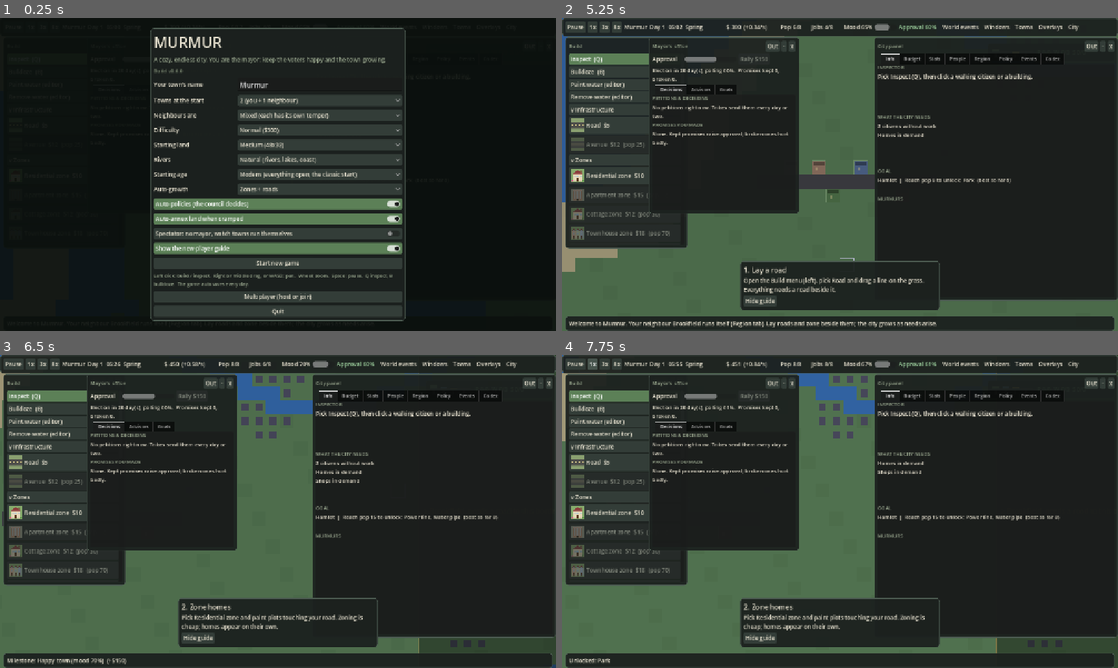
Above: before the commit, frames 1-4 (two rows, left to right).
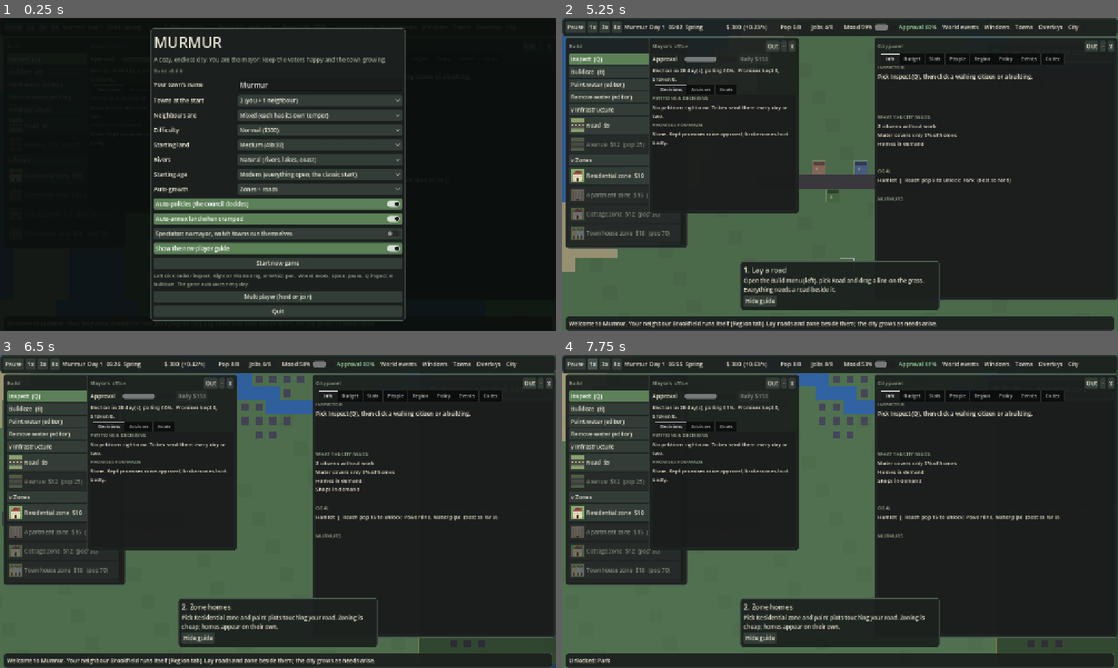
Above: after the commit, the same moments.

Repository: krugerhomeassistant/murmur
Game: Godot game, scene res://scenes/main.tscn
Two runs of this game, one before a commit and one after it. Both use one fixed random seed, a clock stepped at 60 frames per second and the inputs below.
Inputs (mouse positions are in pixels of both pictures, inside the frame that each line leads up to):
- Up to frame 1 (0.25 s): no input
- Up to frame 2 (5.25 s): click "Normal ($300)" at 0.5 s; click "Normal ($300)" at 1.25 s; click "Modern (everything open, the …" at 2 s; click "Modern (everything open, the …" at 2.75 s; click "Show the new-player guide" at 3.5 s; click "Show the new-player guide" at 4.25 s; click "Start new game" at 5 s
- Up to frame 3 (6.5 s): tap A at 5.75 s; move the mouse to (400, 495) at 5.77 s; hold D from 5.78 s (still down); tap Enter at 5.85 s; click (400, 495) at 5.92 s; tap Space at 6.02, 6.32 s
- Up to frame 4 (7.75 s): release D at 6.5 s; tap A at 6.5 s; drag from (728, 527) to (812, 574) at 6.52 s; click "1x" at 7.25 s

The runs differ from the first frame. In frame 2, 0.2% of the frame differs, in the area x 34-71%, y 1-41%; in frame 3, 1.0%, in the area x 1-71%, y 1-99%; in frame 4, 0.3%.

Commit message:
Add the well, an Ancient water source

Diff:
--- a/client/scripts/catalog.gd
+++ b/client/scripts/catalog.gd
@@ -9,7 +9,7 @@
     PARK, PLAYGROUND, PLAZA, CINEMA, MUSEUM, STADIUM, THEME,
     BUS, TRAIN, WIND, SOLAR, COAL, WATER, LANDFILL, RECYCLE,
     MARKET, BANK, MALL, HOTEL, TOWNHALL, WIRE, PIPE, LIGHT, COURT, PRISON, COTTAGE, TOWNHOUSE, TENEMENT, CONDO, CHURCH, BAR, UNION_HALL, CHAMBER, BASE, BARRACKS, RADAR, MILL, WAREHOUSE, DEPOT, SEWAGE, SEWER, PORT, NAVYARD, FISHDOCK,
-    ORCHARD, RANCH, MINE, FOUNDRY, GREENHOUSE, FISHFARM, ARMOURY, LUMBER, TOOLWORKS, SAWMILL, RAILYARD, HYDRO, GAS, NUCLEAR, REFINERY, RESERVOIR, DESAL,
+    ORCHARD, RANCH, MINE, FOUNDRY, GREENHOUSE, FISHFARM, ARMOURY, LUMBER, TOOLWORKS, SAWMILL, RAILYARD, HYDRO, GAS, NUCLEAR, REFINERY, RESERVOIR, DESAL, WELL,
 }
 
 const CATS := [
@@ -273,6 +273,10 @@
         "r": 0, "prov": {}, "out": {"power": 200}, "jobs": 24, "shape": "chimney",
         "desc": "200 units of clean power and 24 jobs for a large city. Very expensive to build and run.",
         "tip": "Only worth it for big cities. One plant can power a whole region."},
+    Id.WELL: {"n": "Well", "cat": "util", "kind": "svc", "cost": 40, "up": 0.2, "unlock": 0, "col": Color("8a9aa8"), "g": "We",
+        "r": 0, "prov": {}, "out": {"water": 6}, "jobs": 1, "shape": "tower",
+        "desc": "A hand-dug well: 6 units of water into the pipe network, a little under half a water tower. Cheap, and open from the first age.",
+        "tip": "Lay a pipe beside it. Replace with towers as the town grows."},
     Id.WATER: {"n": "Water tower", "cat": "util", "kind": "svc", "cost": 120, "up": 0.8, "unlock": 25, "col": Color("6aa8c8"), "g": "Wa",
         "r": 0, "prov": {}, "out": {"water": 14}, "jobs": 2, "shape": "tower",
         "desc": "Pumps 14 units of water into the pipe network. Droughts and burst mains cut coverage, so overlap two towers in big districts.",
--- a/client/tests/power.gd
+++ b/client/tests/power.gd
@@ -13,7 +13,7 @@
 
 func _init() -> void:
 	var ok := true
-	var tiers := [T.WIND, T.SOLAR, T.COAL, T.HYDRO, T.GAS, T.NUCLEAR, T.WATER, T.RESERVOIR, T.DESAL]
+	var tiers := [T.WIND, T.SOLAR, T.COAL, T.HYDRO, T.GAS, T.NUCLEAR, T.WELL, T.WATER, T.RESERVOIR, T.DESAL]
 	var prev := 0.0
 	for t in [T.COAL, T.HYDRO, T.GAS, T.NUCLEAR]:
 		var o := float(Catalog.DEFS[t]["out"]["power"])
@@ -21,7 +21,7 @@
 			ok = false
 			print("FAIL output not rising at %s" % Catalog.DEFS[t]["n"])
 		prev = o
-	if float(Catalog.DEFS[T.WATER]["out"]["water"]) >= float(Catalog. …(135 unchanged characters)…
+	if float(Catalog.DEFS[T.WELL]["out"]["water"]) >= float(Catalog.DEFS[T.WATER]["out"]["water"]) or Ages.building(T.WELL) != 0 or float(Catalog.DEFS[T.WATER]["out"]["water"]) >= float(Catalog. …(135 unchanged characters)…
 		ok = false
 		print("FAIL water output not rising")
 	if Ages.building(T.NUCLEAR) < Ages.building(T.COAL) or Ages.building(T.HYDRO) < 1:
Not shown, changed: CHANGELOG.md
Not shown, changed: docs/AGES_DESIGN.md
Not shown, changed: docs/wiki/buildings.md
Not shown, changed: docs/wiki/stats.md
